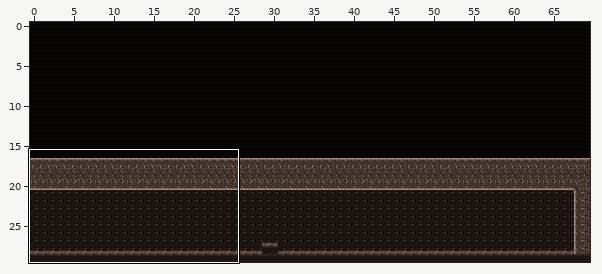
An edit to a level. Tiled map (JSON), assets/Tiled/tutorial.json. Above: a wide view before the commit, with the close-up outlined.
Close-up. Before the commit:
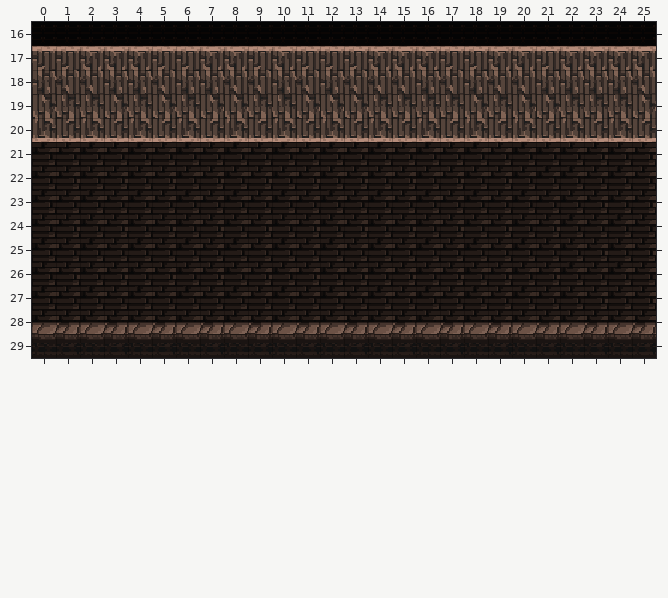
Cells are 16x16 px. Shown: x 0..25, y 16..29. The commit also changed other parts of the map, which this record leaves out.
Now the later version:
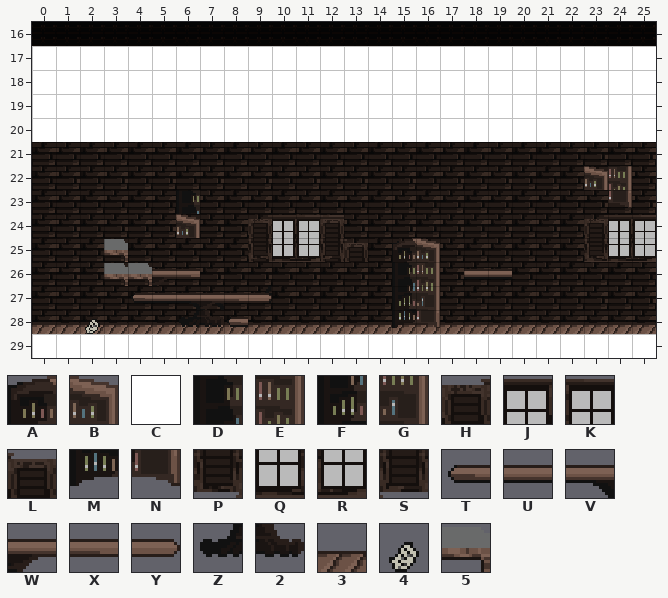
Key: from "SuperMarioBros-World1-1": A 200, B 201, C 206, D 220, E 221, F 240, G 241, H 243, J 244, K 245, L 246, M 260, N 261, P 263, Q 264, R 265, S 266, T 280, U 281, V 282, W 283, X 284, Y 285, Z 302, 2 303, 3 322, 4 346, 5 389.
_ is an empty cell, . an unchanged one.
Tiles of an added or newly shown layer are drawn over the layers below it.
The exact change:
--- layer "World1" (now shown)
@@ x 0..25 @@
-28 __________________________
+28 33333333333333333333333333
--- layer "Items2" (now shown)
@@ x 3..24 @@
-22 ....................__
-23 ..._................._
-24 ..._...___............
-25 _....._..__........._.
-26 ____...........__.....
-27 ....___...............
-28 ....._................
+22 ....................BE
+23 ...D.................N
+24 ...B...JSK............
+25 5.....H..HL.........Q.
+26 55WX...........UU.....
+27 ....VUZ...............
+28 .....T................
--- layer "Items" (now shown)
@@ x 2..25 @@
-24 .......____..........___
-25 .......____..__......___
-26 .............__.........
-27 ..______.....__.........
-28 _...__.......__.........
+24 .......HJKL..........HJK
+25 .......PQRS..AB......PQR
+26 .............DE.........
+27 ..TUVWXY.....FG.........
+28 4...Z2.......MN.........
--- layer "block" (now shown)
@@ x 0..25 @@
-17 __________________________
-18 __________________________
-19 __________________________
-20 __________________________
+17 CCCCCCCCCCCCCCCCCCCCCCCCCC
+18 CCCCCCCCCCCCCCCCCCCCCCCCCC
+19 CCCCCCCCCCCCCCCCCCCCCCCCCC
+20 CCCCCCCCCCCCCCCCCCCCCCCCCC
@@ x 0..25 @@
-29 __________________________
+29 CCCCCCCCCCCCCCCCCCCCCCCCCC
Changed places in both close-ups, as pixel boxes (x1, y1, x2, y2):
added: (32, 46, 656, 142)
added: (32, 166, 656, 358)
